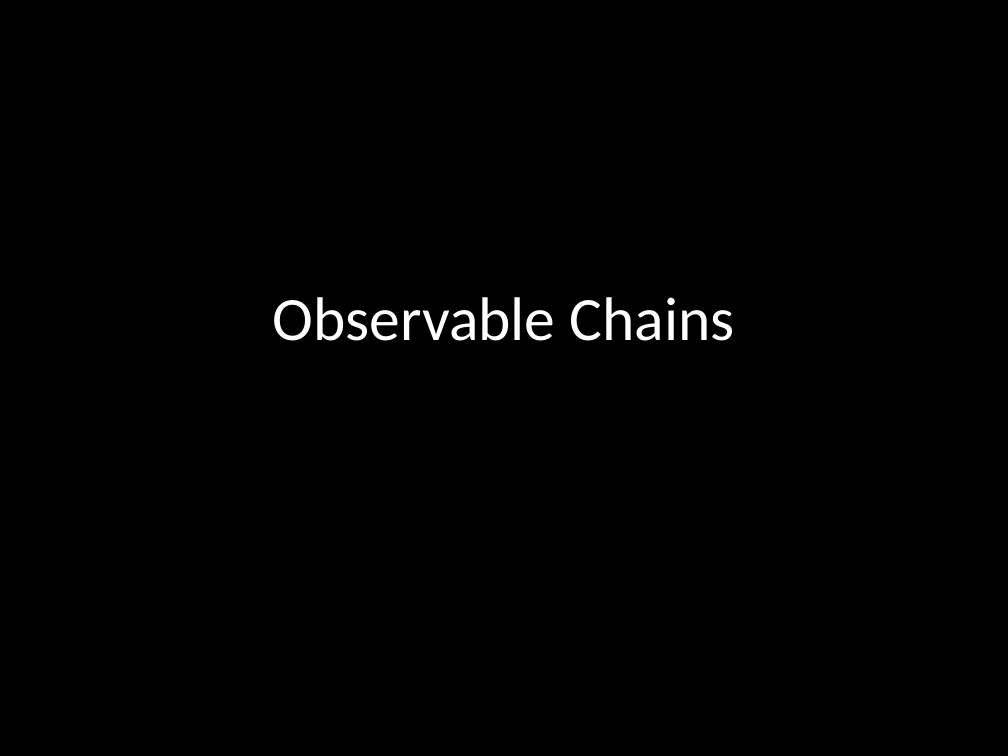
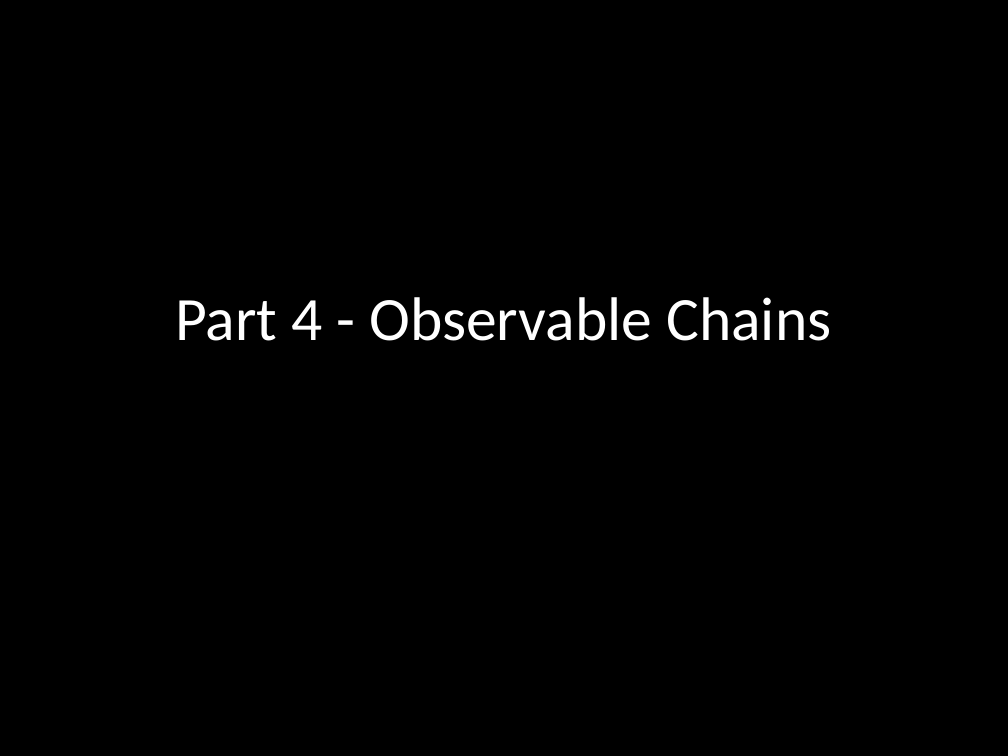
Before and after one commit to benlesh/rxjs-workshop-angular, a slide deck: slide 73 of rxjs-workshop.pptx. Drawn at 1008x756 pixels with LibreOffice and Linux fonts; fonts in the diff are those of the drawing. Boxes give left, top, right and bottom in pixels: in the first picture for what was removed or moved away, otherwise in the second. Text is boxed around its words. In the diff, an @@ line names an element or a change of style, - is before the commit and + after.

```diff
--- a/rxjs-workshop.pptx
+++ b/rxjs-workshop.pptx
@@ title at (x1=175, y1=297, x2=831, y2=341): text changed @@
-Observable Chains
+Part 4 - Observable Chains
```
Also in this commit, not shown: 1 other slide changed, 8 slides added, 8 other files.
